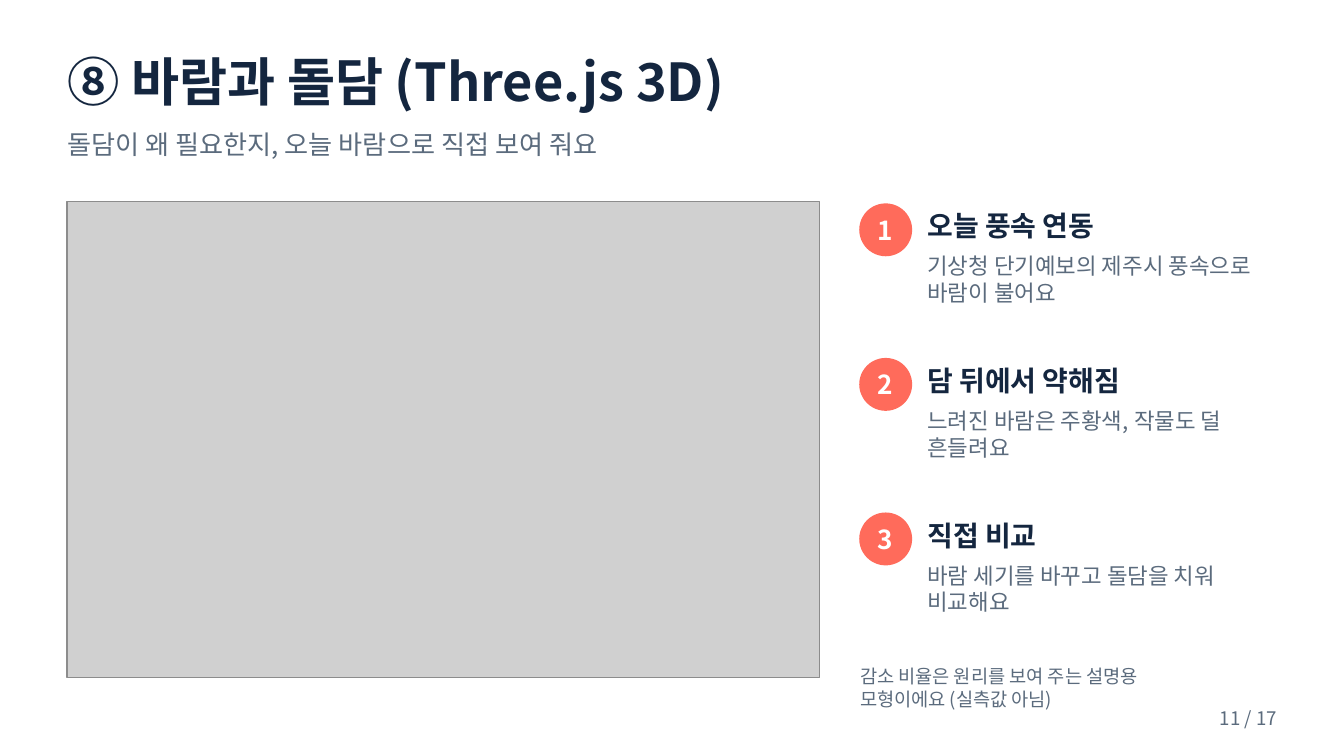
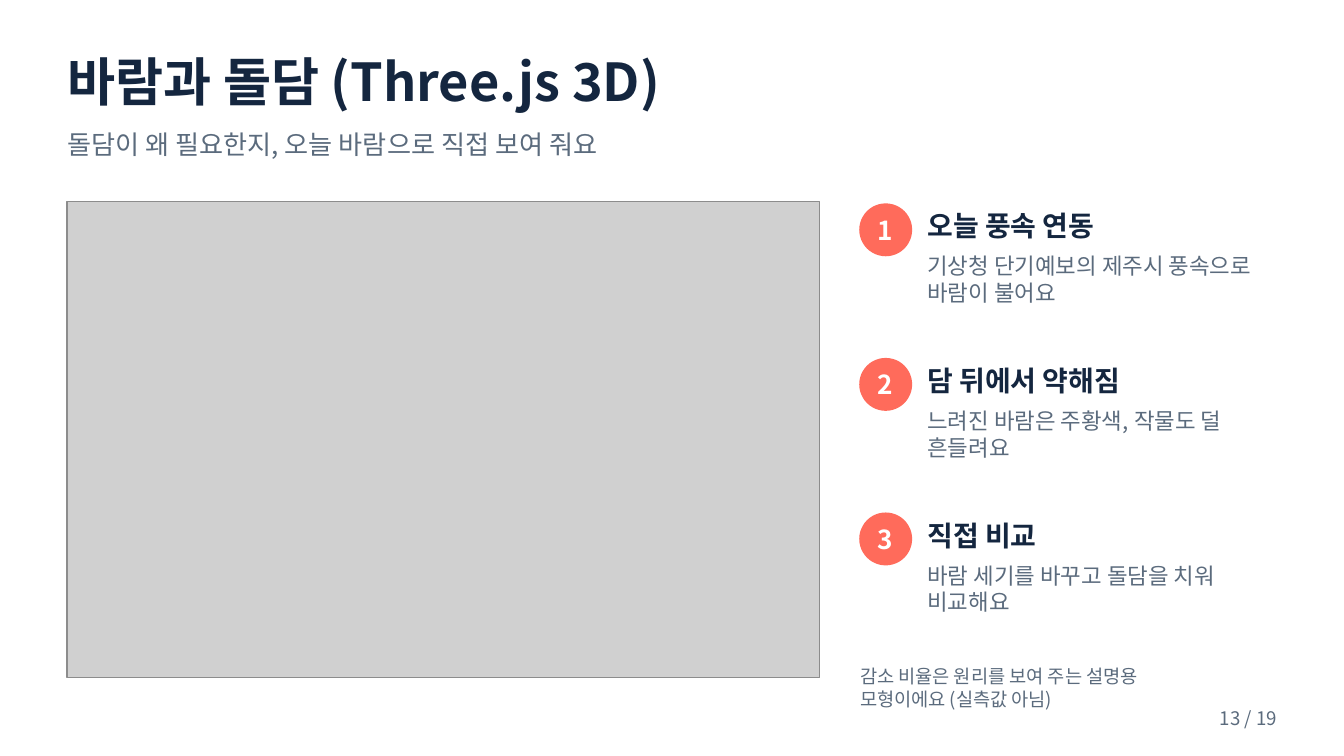
Before and after one commit to pjhjustin2430-cmd/doldam-today-jeju, a slide deck: slide 13 of docs/돌담오늘_발표자료.pptx (slide 11 before the commit). Drawn at 1344x756 pixels with LibreOffice and Linux fonts; fonts in the diff are those of the drawing; grey boxes stand for pictures. Boxes give left, top, right and bottom in pixels: in the first picture for what was removed or moved away, otherwise in the second. Text is boxed around its words. In the diff, an @@ line names an element or a change of style, - is before the commit and + after.

```diff
--- a/docs/돌담오늘_발표자료.pptx
+++ b/docs/돌담오늘_발표자료.pptx
@@ text at [67, 57, 660, 113]: text changed @@
-⑧ 바람과 돌담 (Three.js 3D)
+바람과 돌담 (Three.js 3D)
@@ text at [1220, 711, 1277, 725]: text changed @@
-11 / 17
+13 / 19
```
Also in this commit, not shown: 15 other slides changed, 2 slides added, 7 other files.
